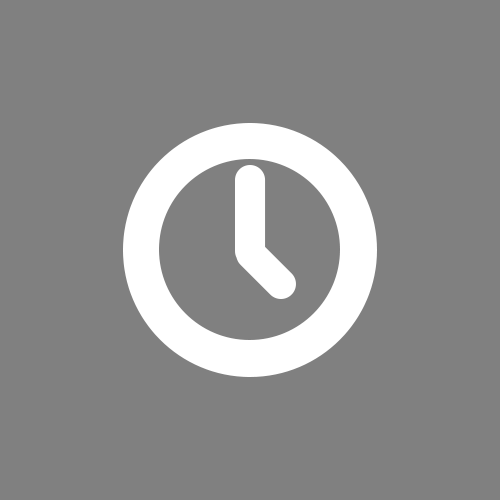
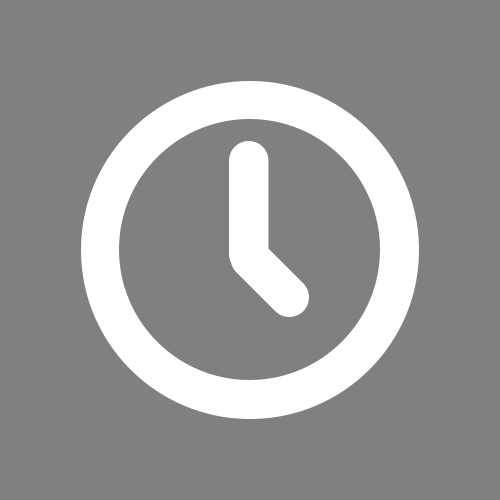
Two versions of the same layered image (500x500). Layer-by-layer changes:
painted on "regular" over left=81, top=81, right=419, bottom=419
